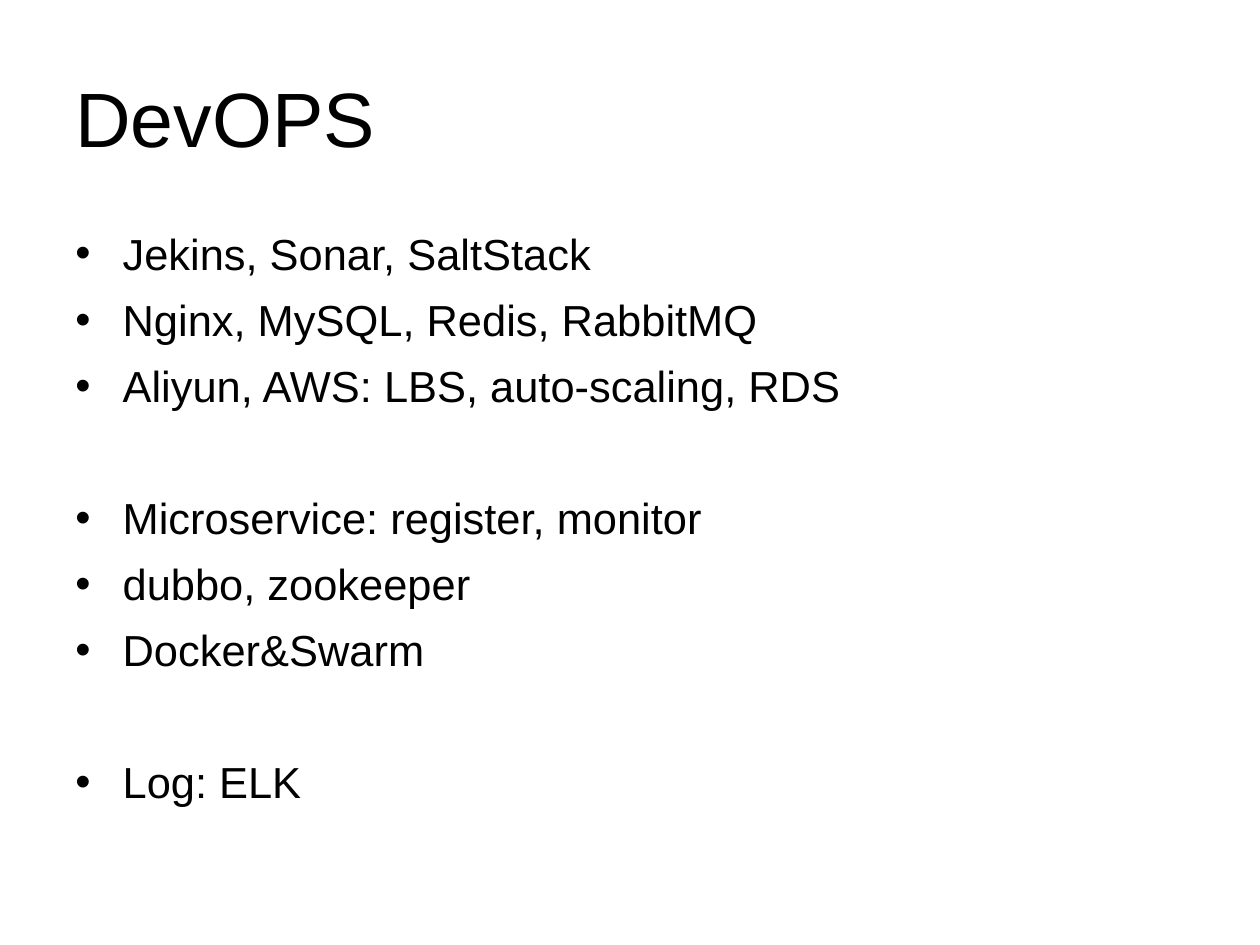
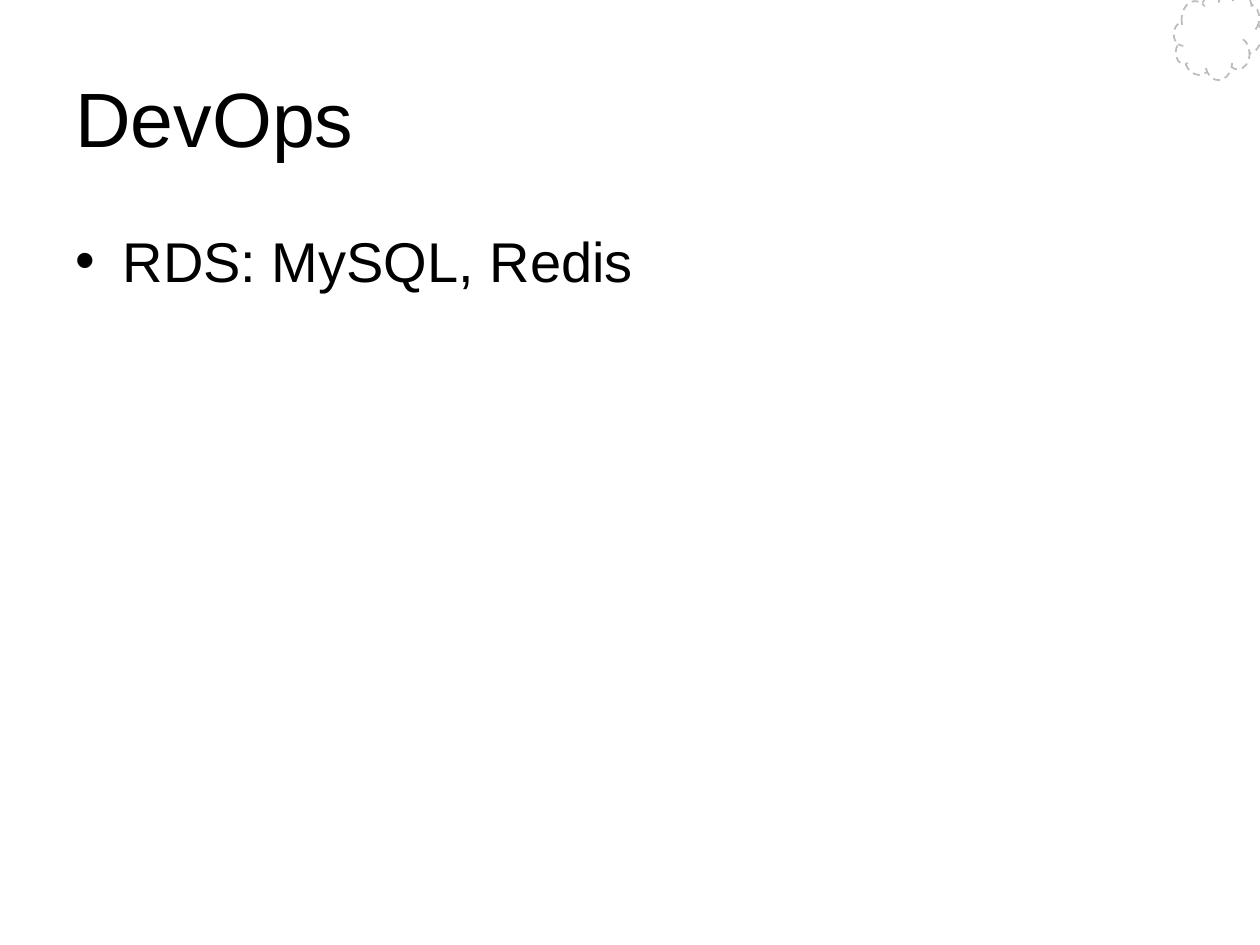
Before and after one commit to Wang-Ray/notes, a slide deck: slide 9 of Architect Pilates.ppt (slide 6 before the commit). Drawn at 1260x945 pixels with LibreOffice and Linux fonts; fonts in the diff are those of the drawing; background and template pictures are left out. Boxes give left, top, right and bottom in pixels: in the first picture for what was removed or moved away, otherwise in the second. Text is boxed around its words. In the diff, an @@ line names an element or a change of style, - is before the commit and + after.

```diff
--- a/Architect Pilates.ppt
+++ b/Architect Pilates.ppt
@@ freeform shape added at <box>1174,0,1260,81</box>, fill #FFFFFF, outline #BCBCBC 0.99 pt dashed @@
@@ title at <box>75,93,353,162</box>: text changed @@
-DevOPS
+DevOps
@@ text at <box>123,241,633,293</box>: text changed; size 24.8 to 32 pt @@
-• Jekins, Sonar, SaltStack
-• Nginx, MySQL, Redis, RabbitMQ
-• Aliyun, AWS: LBS, auto-scaling, RDS
-• Microservice: register, monitor
-• dubbo, zookeeper
-• Docker&Swarm
-• Log: ELK
+• RDS: MySQL, Redis
```
Also in this commit, not shown: 7 other slides changed, 21 slides added, 1 slide removed, 1 other file.
